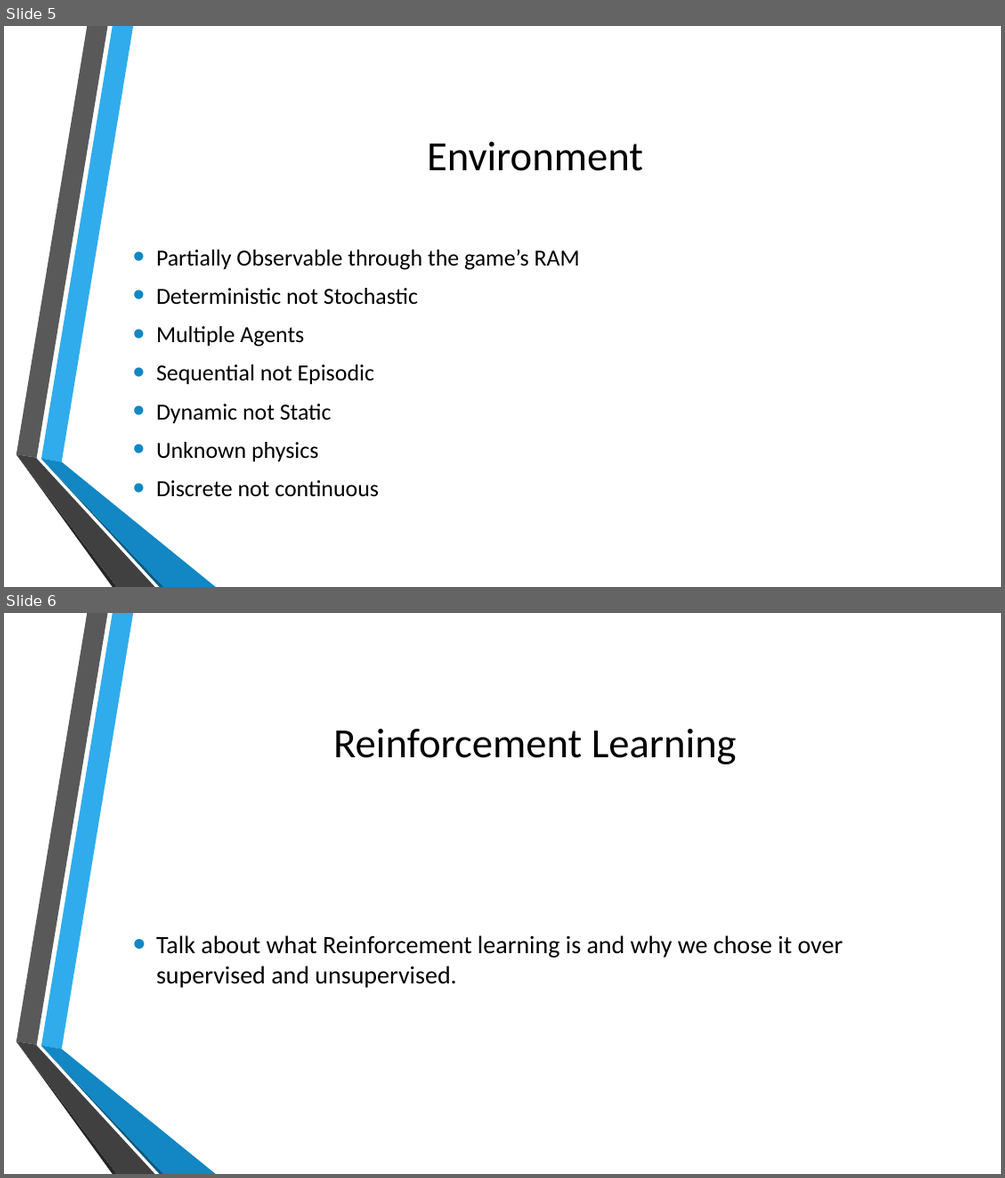
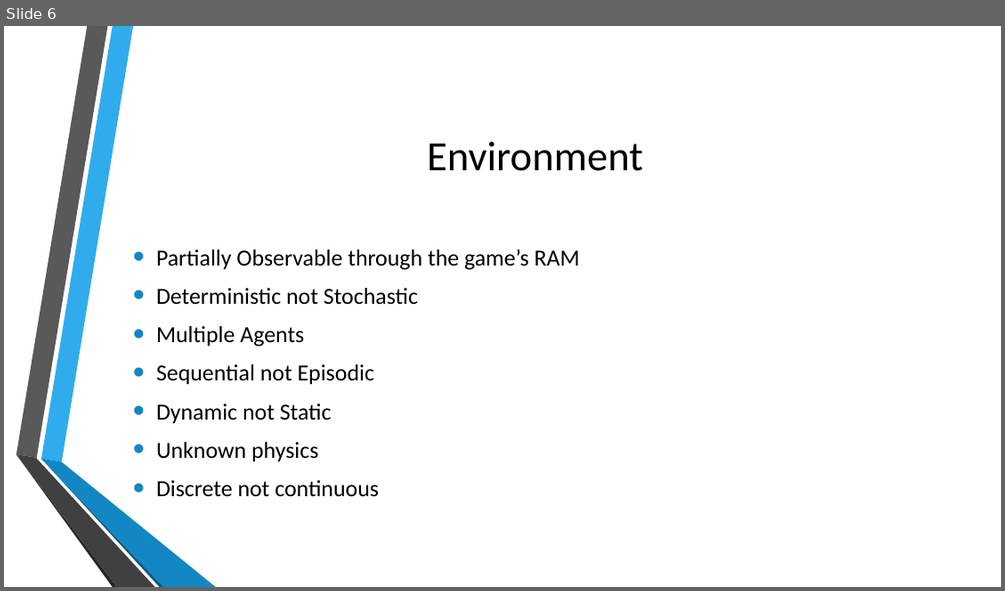
Before and after one commit to KeganMc/Super-Smash-Bros-Melee-AI, a slide deck: Documents/ProjectPresentation.pptx. Shown one above the other, each under a label of ours: slides 5 and 6 before the commit, slide 6 after it. The pictures are 1005x1178 and 1005x591 pixels, drawn with LibreOffice and Linux fonts; fonts in the diff are those of the drawing; background and template pictures are left out. Boxes give left, top, right and bottom in pixels: in the first picture for what was removed or moved away, otherwise in the second. Text is boxed around its words. In the diff, an @@ line names an element or a change of style, - is before the commit and + after.

```diff
--- a/Documents/ProjectPresentation.pptx
+++ b/Documents/ProjectPresentation.pptx
@@ slide 6 removed at bbox=[4, 613, 1001, 1174], background picture (left out); not listed: 6 template elements that a slide beside it also shows @@
@@ title removed at bbox=[333, 729, 736, 764] @@
-Reinforcement Learning
@@ text removed at bbox=[156, 935, 843, 988] @@
-• Talk about what Reinforcement learning is and why we chose it over supervised and unsupervised.
@@ what was slide 5 is now slide 6 @@
```
Also in this commit, not shown: 6 slides changed, 2 slides added, 1 other slide removed.
